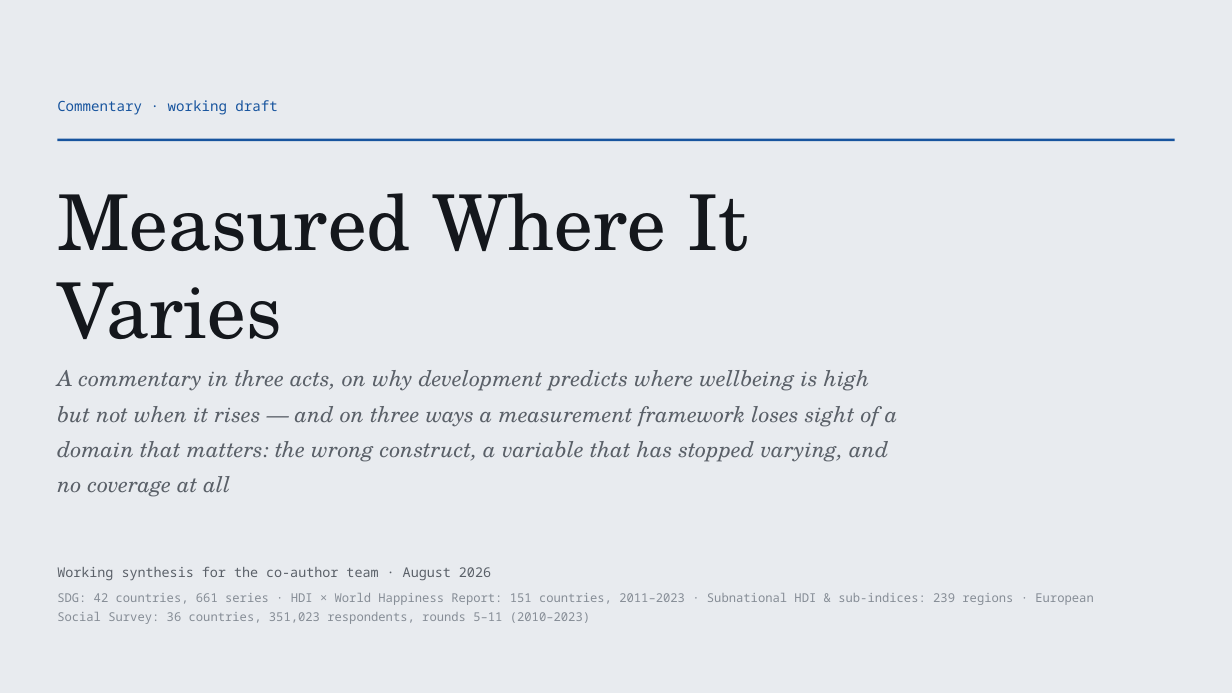
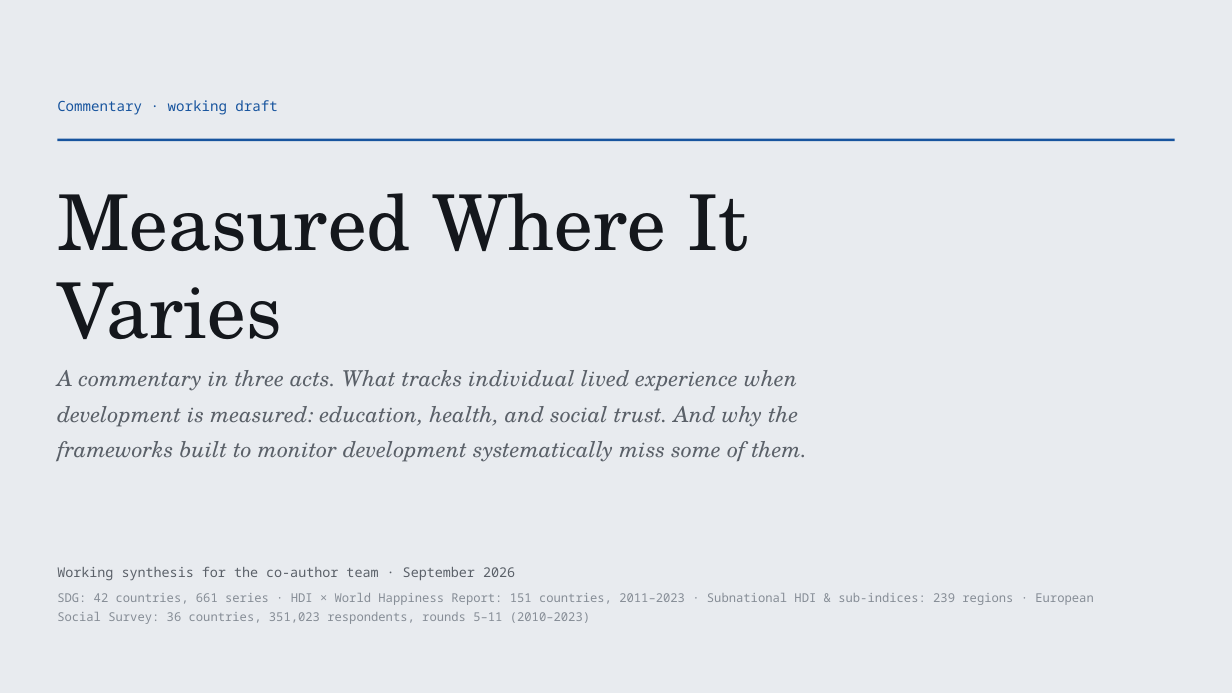
Before and after one commit to cwejnert/HDI-Happiness, a slide deck: slide 1 of deck/Measured_Where_It_Varies.pptx. Drawn at 1232x693 pixels with LibreOffice and Linux fonts; fonts in the diff are those of the drawing. Boxes give left, top, right and bottom in pixels: in the first picture for what was removed or moved away, otherwise in the second. Text is boxed around its words. In the diff, an @@ line names an element or a change of style, - is before the commit and + after.

```diff
--- a/deck/Measured_Where_It_Varies.pptx
+++ b/deck/Measured_Where_It_Varies.pptx
@@ text at [57, 370, 808, 462]: text changed @@
-A commentary in three acts, on why development predicts where wellbeing is high but not when it rises — and on three ways a measurement framework loses sight of a domain that matters: the wrong construct, a variable that has stopped varying, and no coverage at all
+A commentary in three acts. What tracks individual lived experience when development is measured: education, health, and social trust. And why the frameworks built to monitor development systematically miss some of them.
@@ text at [57, 567, 515, 580]: text changed @@
-Working synthesis for the co-author team · August 2026
+Working synthesis for the co-author team · September 2026
```
Also in this commit, not shown: 17 other slides changed, 4 slides added, 24 slides removed, 2 other files.
